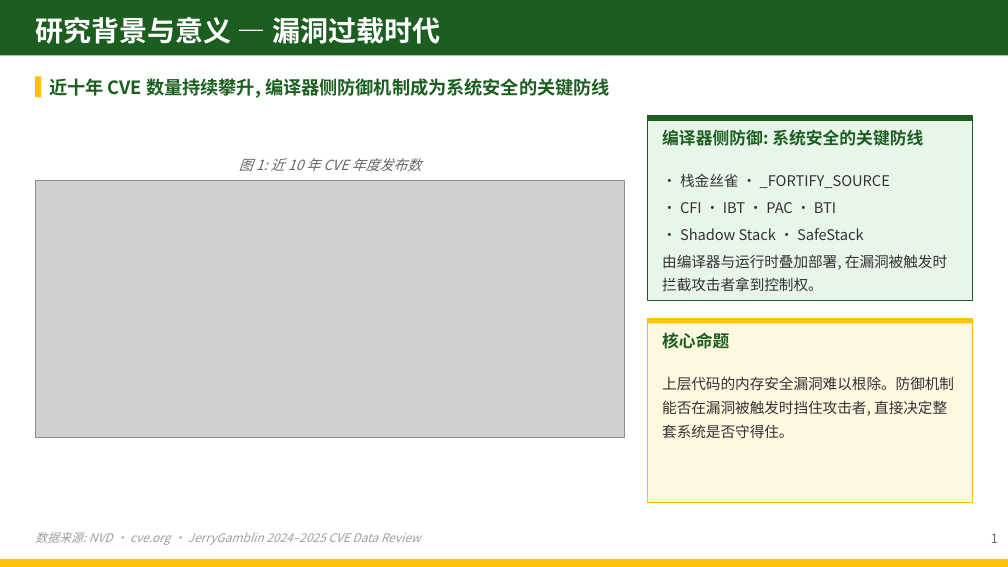
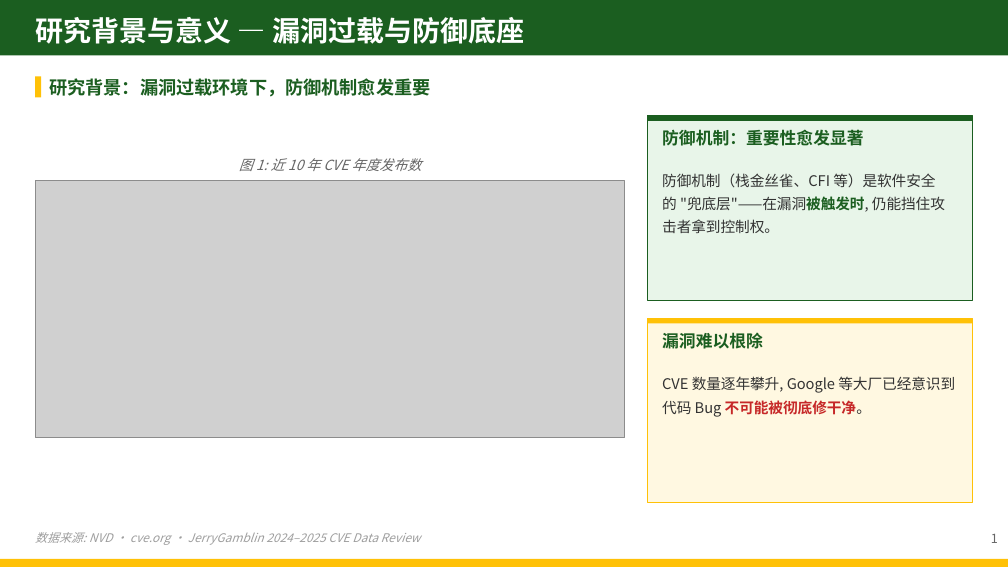
Before and after one commit to zjy-dev/de-fuzz, a slide deck: slide 4 of docs/presentations/pptx-workspace/开题答辩-DeFuzz.pptx (slide 2 before the commit). Drawn at 1008x567 pixels with LibreOffice and Linux fonts; fonts in the diff are those of the drawing; grey boxes stand for pictures. Boxes give left, top, right and bottom in pixels: in the first picture for what was removed or moved away, otherwise in the second. Text is boxed around its words. In the diff, an @@ line names an element or a change of style, - is before the commit and + after.

```diff
--- a/docs/presentations/pptx-workspace/开题答辩-DeFuzz.pptx
+++ b/docs/presentations/pptx-workspace/开题答辩-DeFuzz.pptx
@@ text at (35, 17, 524, 44): text changed @@
-研究背景与意义 — 漏洞过载时代
+研究背景与意义 — 漏洞过载与防御底座
@@ text at (49, 78, 430, 97): text changed @@
-近十年 CVE 数量持续攀升, 编译器侧防御机制成为系统安全的关键防线
+研究背景：漏洞过载环境下，防御机制愈发重要
@@ text at (662, 129, 863, 146): text changed @@
-编译器侧防御: 系统安全的关键防线
+防御机制：重要性愈发显著
@@ text at (662, 173, 945, 233): text changed @@
-• 栈金丝雀 · _FORTIFY_SOURCE
-• CFI · IBT · PAC · BTI
-• Shadow Stack · SafeStack
-由编译器与运行时叠加部署, 在漏洞被触发时拦截攻击者拿到控制权。
+防御机制（栈金丝雀、CFI 等）是软件安全的 "兜底层"——在漏洞被触发时, 仍能挡住攻击者拿到控制权。
@@ text at (662, 333, 763, 349): text changed @@
-核心命题
+漏洞难以根除
@@ text at (662, 376, 955, 417): text changed @@
-上层代码的内存安全漏洞难以根除。防御机制能否在漏洞被触发时挡住攻击者, 直接决定整套系统是否守得住。
+CVE 数量逐年攀升, Google 等大厂已经意识到代码 Bug 不可能被彻底修干净。
```
Also in this commit, not shown: 14 other slides changed, 5 slides added, 2 slides removed, 15 other files.
